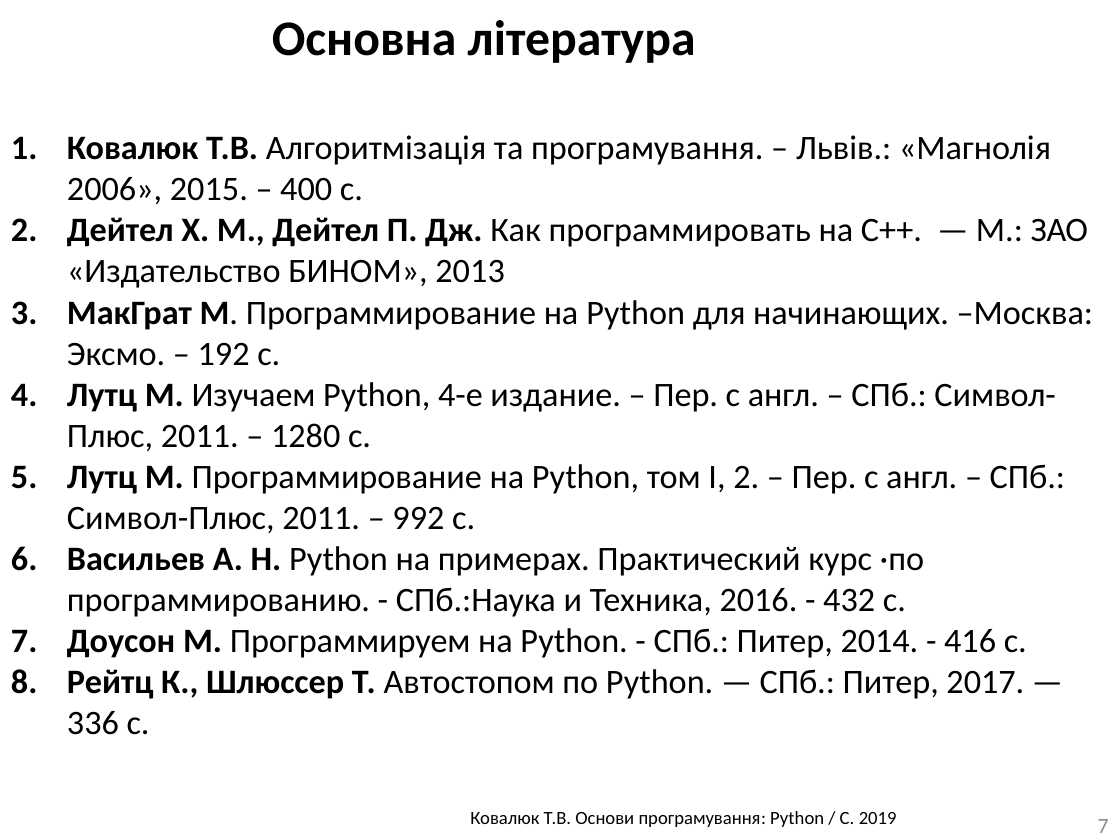
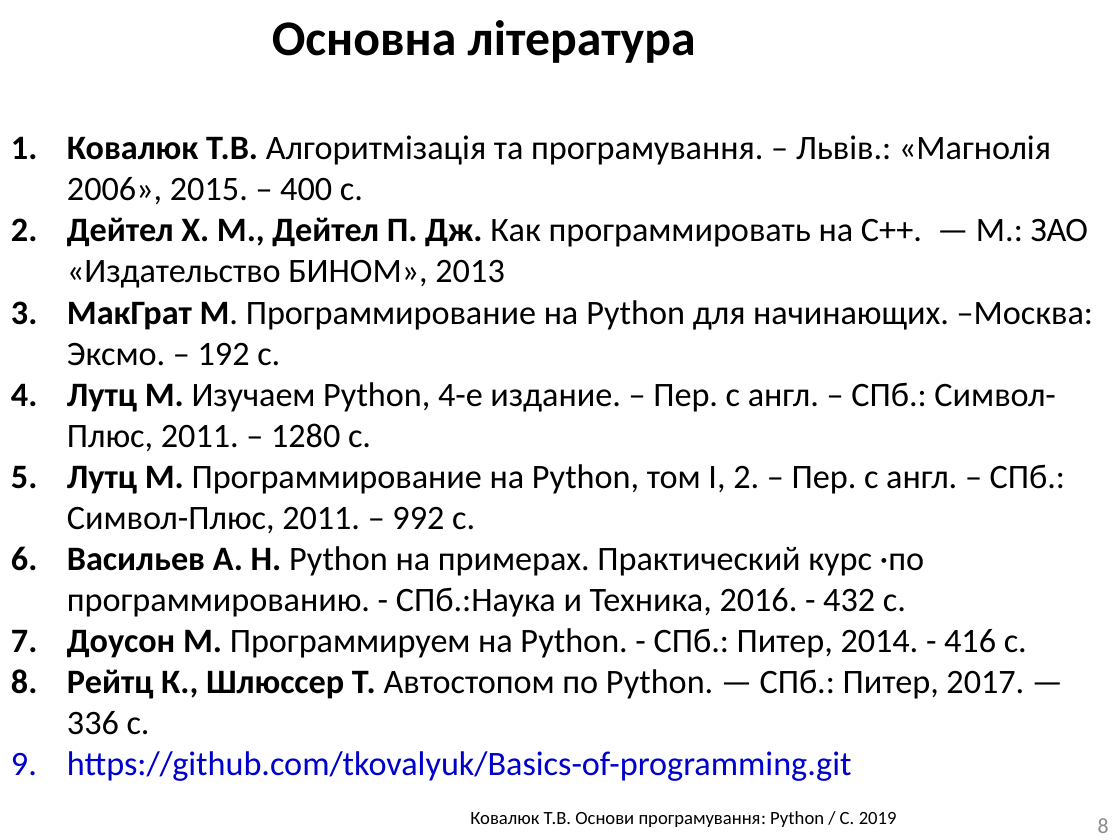
Before and after one commit to tkovalyuk/Basics-of-programming, a slide deck: slide 8 of lec1_basic_concepts v2.pptx (slide 7 before the commit). Drawn at 1120x840 pixels with LibreOffice and Linux fonts; fonts in the diff are those of the drawing; background and template pictures are left out. Boxes give left, top, right and bottom in pixels: in the first picture for what was removed or moved away, otherwise in the second. Text is boxed around its words. In the diff, an @@ line names an element or a change of style, - is before the commit and + after.

```diff
--- a/lec1_basic_concepts v2.pptx
+++ b/lec1_basic_concepts v2.pptx
@@ text at <box>67,751,852,781</box>: paragraph added @@
+9. https://github.com/tkovalyuk/Basics-of-programming.git
@@ page number at <box>1098,818,1109,833</box>: text changed @@
-7
+8
```
Also in this commit, not shown: 5 other slides changed, 1 slide added.
